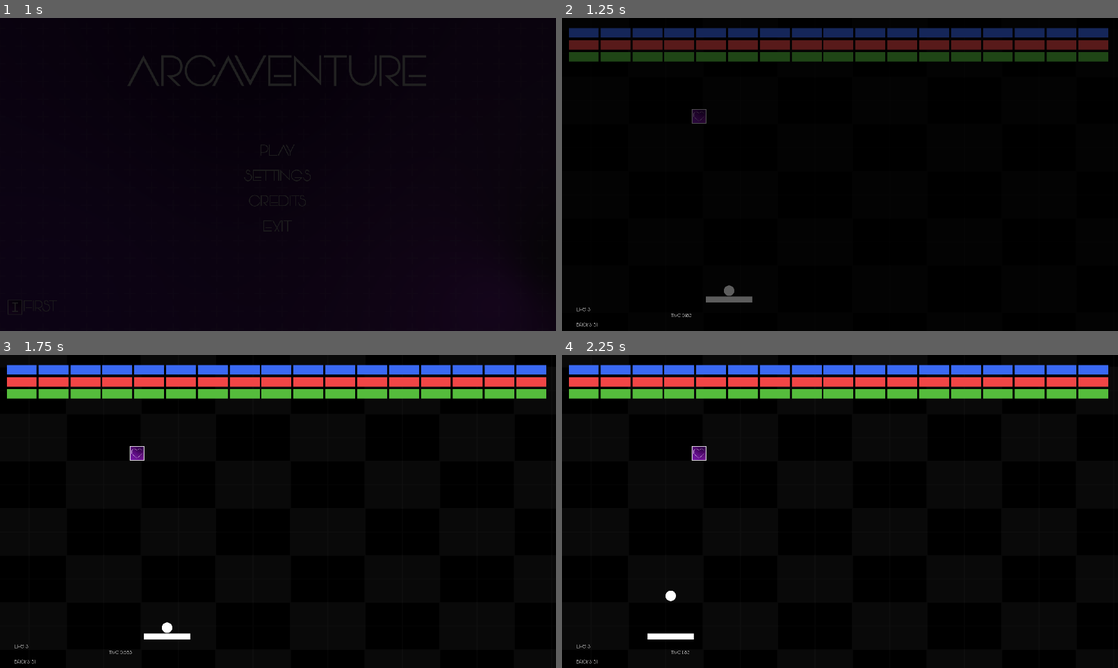
Above: before the commit, frames 1-4 (two rows, left to right).
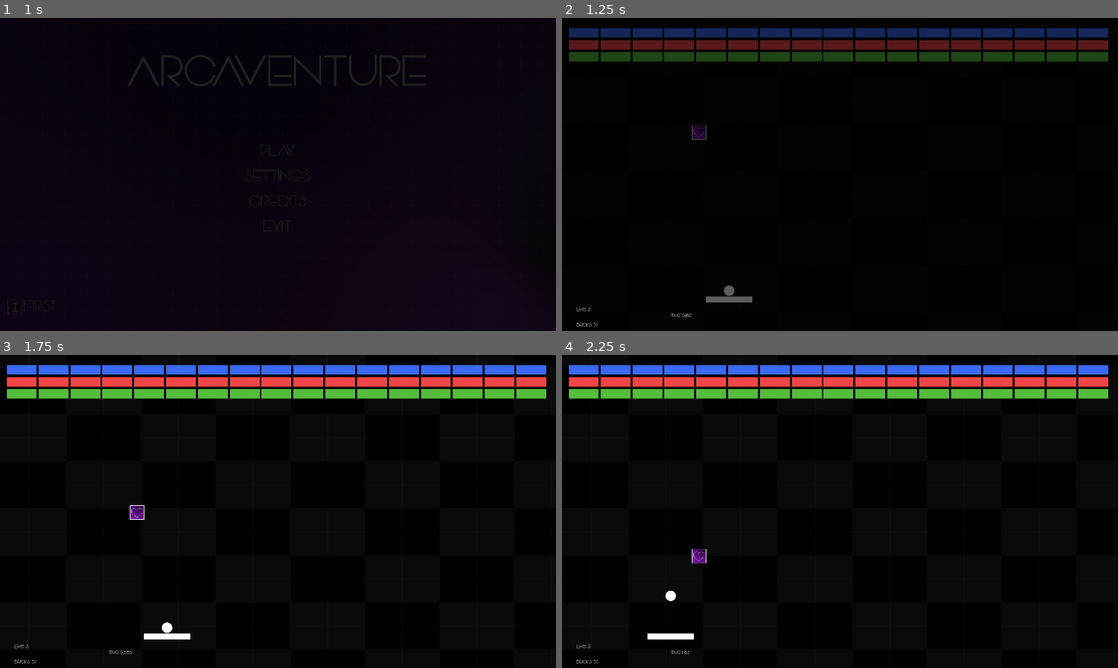
Above: after the commit, the same moments.

Repository: QuirrelForU/Arcaventure
Game: Godot game, scene res://BaseMenu/BaseMenu.tscn
The game is run twice, just before and just after one commit, with the same random seed, the same clock (stepped at 60 frames per second) and the same inputs.
Inputs (mouse positions are in pixels of both pictures, inside the frame that each line leads up to):
- Up to frame 1 (1 s): click "PLAY" at 0.5 s
- Up to frame 2 (1.25 s): no input
- Up to frame 3 (1.75 s): move the mouse to (305, 511) at 1.27 s
- Up to frame 4 (2.25 s): move the mouse to (812, 511) at 2.02 s

Frame 1 is identical in both runs. In frame 2, 0.2% of the frame differs, in the area x 23-26%, y 29-39%; in frame 3, 0.3%, in the area x 23-26%, y 29-53%; in frame 4, 0.3%.
Error in both runs: Invalid get index 'current_resolution' (on base: 'Nil'). (res://BaseMenu/SaverLoader.gd:19)

Commit message:
lifebooster logic

Diff:
--- a/game/Arkanoid/LevelFirst/BoosterSpawner.gd
+++ b/game/Arkanoid/LevelFirst/BoosterSpawner.gd
@@ -20,6 +20,7 @@
 func set_boosters():
 	var bricks_list = bricks_node.get_children()
 	for brick in bricks_list:
+		#brick.connect("booster_signal",self)
 		var choice = randf()
 		if choice < 0.05:
 			brick.booster_type = 1
--- a/game/Arkanoid/LevelFirst/Brick.gd
+++ b/game/Arkanoid/LevelFirst/Brick.gd
@@ -7,9 +7,11 @@
 	MULTIPLY = 2,
 	INVINCIBILITY = 3
 }
+signal booster_signal(booster_type,brick_position)
 
 var booster_type = null
 
 func die():
-	print(booster_type,' ',enum_boosters.keys()[booster_type])
+	print(booster_type,' ',enum_boosters.keys()[booster_type],'',global_position)
+	emit_signal("booster_signal",booster_type,global_position)
 	queue_free()
--- a/game/Arkanoid/boosters/BoosterInvincibility.tscn
+++ b/game/Arkanoid/boosters/BoosterInvincibility.tscn
@@ -10,6 +10,8 @@
 script = ExtResource( 2 )
 
 [node name="KinematicBody2D" type="KinematicBody2D" parent="."]
+collision_layer = 32
+collision_mask = 2
 
 [node name="CollisionShape2D" type="CollisionShape2D" parent="KinematicBody2D"]
 scale = Vector2( 0.495, 0.495 )
--- a/game/Arkanoid/boosters/BoosterLife.gd
+++ b/game/Arkanoid/boosters/BoosterLife.gd
@@ -1,7 +1,15 @@
-extends Node2D
+extends KinematicBody2D
 
 signal lifebooster_taked
+export var speed = 5
 
-func die():
-	emit_signal("lifebooster_taked")
-	queue_free()
+
+var velocity = Vector2.DOWN
+func _physics_process(delta):
+	var collision = move_and_collide(velocity*speed)
+	if collision:
+		if collision.get_collider().get_collision_layer() == 2: # collide with platform
+			emit_signal("lifebooster_taked")
+			queue_free()
+		else:
+			queue_free()
--- a/game/Arkanoid/boosters/BoosterLife.tscn
+++ b/game/Arkanoid/boosters/BoosterLife.tscn
@@ -6,15 +6,15 @@
 [sub_resource type="RectangleShape2D" id=1]
 extents = Vector2( 52, 52 )
 
-[node name="BoosterLife" type="Node2D"]
+[node name="BoosterLife" type="KinematicBody2D"]
+collision_layer = 32
+collision_mask = 18
 script = ExtResource( 2 )
 
-[node name="KinematicBody2D" type="KinematicBody2D" parent="."]
-
-[node name="CollisionShape2D" type="CollisionShape2D" parent="KinematicBody2D"]
+[node name="CollisionShape2D" type="CollisionShape2D" parent="."]
 scale = Vector2( 0.495, 0.495 )
 shape = SubResource( 1 )
 
-[node name="Sprite" type="Sprite" parent="KinematicBody2D/CollisionShape2D"]
+[node name="Sprite" type="Sprite" parent="CollisionShape2D"]
 scale = Vector2( 0.25, 0.25 )
 texture = ExtResource( 1 )
--- a/game/Arkanoid/boosters/BoosterMultiply.tscn
+++ b/game/Arkanoid/boosters/BoosterMultiply.tscn
@@ -10,6 +10,8 @@
 script = ExtResource( 2 )
 
 [node name="KinematicBody2D" type="KinematicBody2D" parent="."]
+collision_layer = 32
+collision_mask = 2
 
 [node name="CollisionShape2D" type="CollisionShape2D" parent="KinematicBody2D"]
 scale = Vector2( 0.495, 0.495 )
--- a/game/project.godot
+++ b/game/project.godot
@@ -69,6 +69,7 @@
 2d_physics/layer_3="Brick"
 2d_physics/layer_4="Ball"
 2d_physics/layer_5="Walls"
+2d_physics/layer_6="Booster"
 
 [physics]
 
